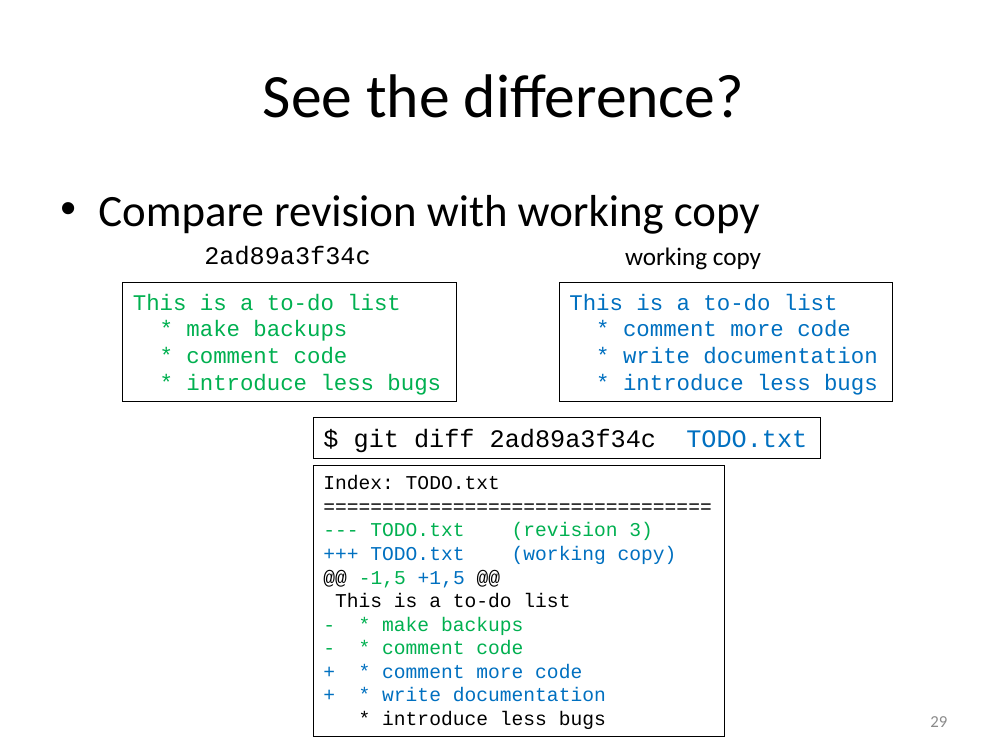
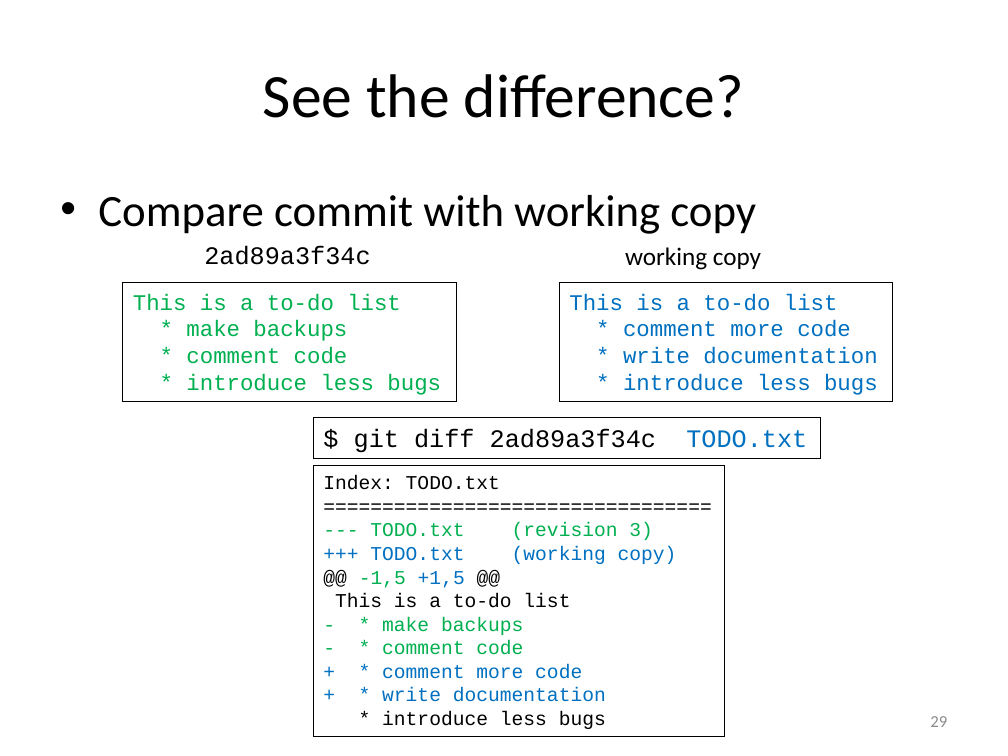
Before and after one commit to gjbex/Version-control-with-git, a slide deck: slide 29 of version_control_git.pptx. Drawn at 1008x756 pixels with LibreOffice and Linux fonts; fonts in the diff are those of the drawing. Boxes give left, top, right and bottom in pixels: in the first picture for what was removed or moved away, otherwise in the second. Text is boxed around its words. In the diff, an @@ line names an element or a change of style, - is before the commit and + after.

Commit message:
Use "commit" rather than "revision"
For consistency, it is better to mostly refer to commits, rather than revisions.

```diff
--- a/version_control_git.pptx
+++ b/version_control_git.pptx
@@ text at (98,195,756,234): text changed @@
-• Compare revision with working copy
+• Compare commit with working copy
```
Also in this commit, not shown: 11 other slides changed.
